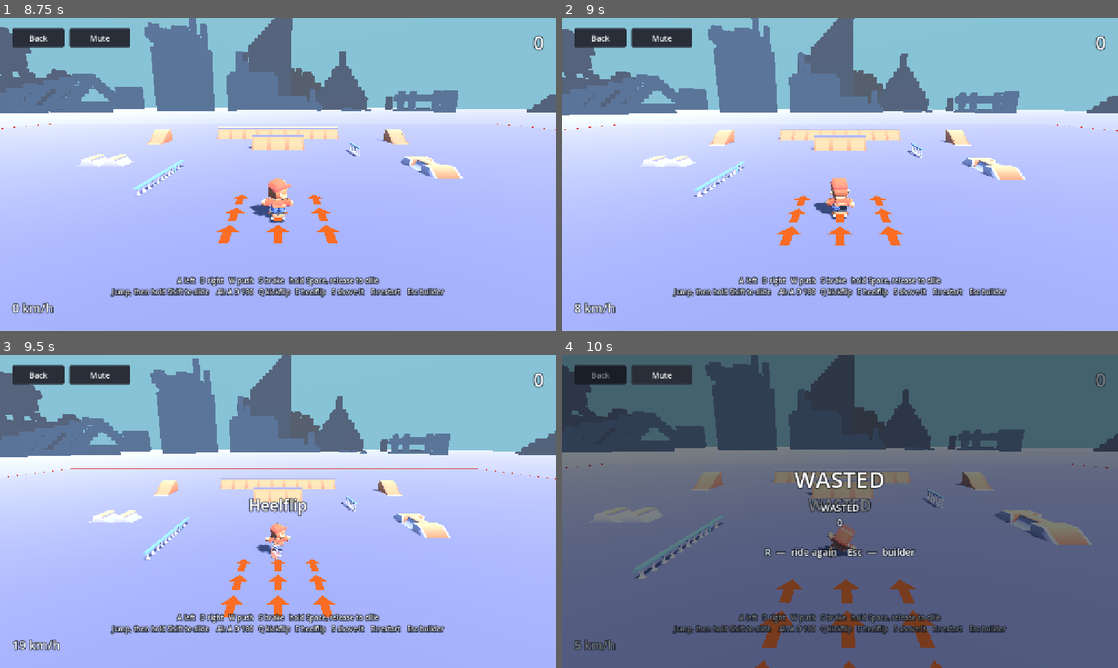
Above: before the commit, frames 1-4 (two rows, left to right).
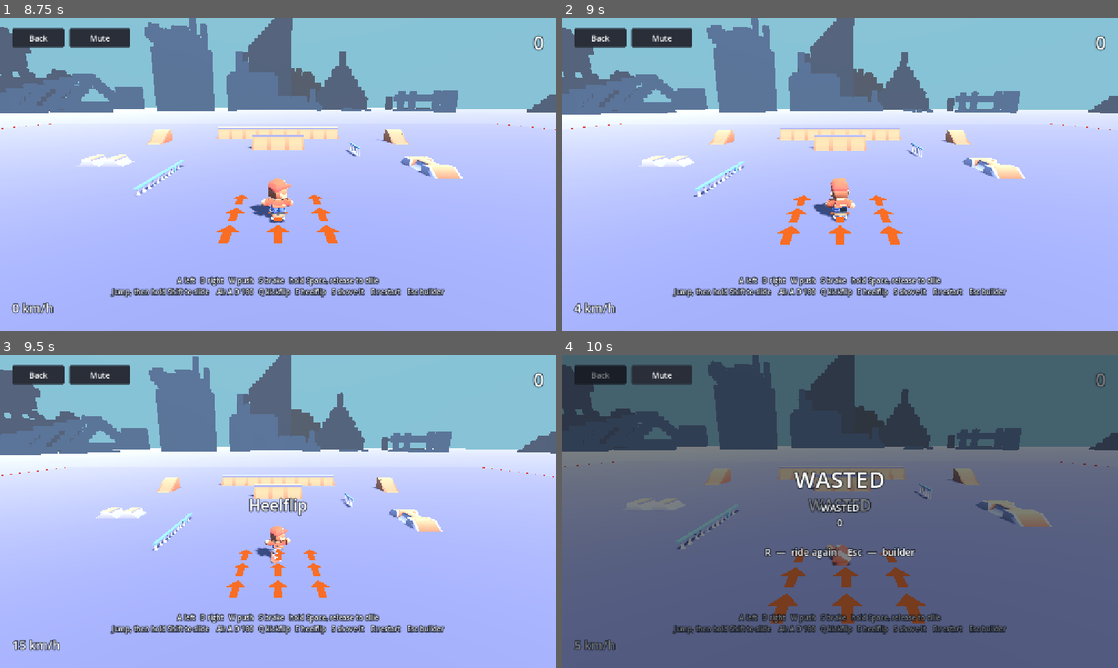
Above: after the commit, the same moments.

Repository: c0decr4ft/skateboard-riders
Game: Godot game, scene res://scenes/home.tscn
Two runs of this game, one before a commit and one after it. Both use one fixed random seed, a clock stepped at 60 frames per second and the inputs below.
Inputs (mouse positions are in pixels of both pictures, inside the frame that each line leads up to):
- Up to frame 1 (8.75 s): click "Play" at 0.5 s; tap S every 0.75 s from 1.25 to 5 s; move the mouse to (400, 158) at 1.27 s; hold D 1.28-2 s; hold Shift (slide) 1.28-2 s; click (400, 158) at 1.42 s; tap Space at 1.52, 4.52 s; drag from (166, 190) to (250, 237) at 2.02 s; move the mouse to (333, 105) at 2.77 s; hold D 2.78-3.5 s; tap Delete at 2.85 s; drag from (250, 237) to (111, 127) at 3.52 s; move the mouse to (444, 221) at 4.27 s; hold A 4.28-5 s; hold Alt 4.28-5 s; drag from (111, 127) to (194, 96) at 5.02 s; move the mouse to (305, 174) at 5.77 s; hold S 5.78-6.5 s; tap Keypad Enter at 5.85 s; click (305, 174) at 5.92 s; drag from (194, 96) to (166, 190) at 6.52 s; click "Back" at 7.25 s; click "Play" at 8 s
- Up to frame 2 (9 s): move the mouse to (962, 158) at 8.77 s; hold W from 8.78 s (still down); hold E from 8.78 s (still down)
- Up to frame 3 (9.5 s): keep holding W; keep holding E; tap Space at 9.02 s
- Up to frame 4 (10 s): release W at 9.5 s; release E at 9.5 s; drag from (728, 527) to (812, 574) at 9.52 s

Frame 1 is identical in both runs. In frame 2, 1.7% of the frame differs, in the area x 0-100%, y 0-95%; in frame 3, 5.2%; in frame 4, 6.3%, in the area x 0-100%, y 0-100%.

Commit message:
Slow the ride so the playable build is much easier to control.
Co-authored-by: Cursor <cursoragent@cursor.com>

Diff:
--- a/scripts/skater.gd
+++ b/scripts/skater.gd
@@ -4,9 +4,9 @@
 enum State { WAIT, RIDE, CRASH }
 
 const GRAVITY := 22.0
-const MAX_SPEED := 11.0
-const PUSH_TOP := 18.0
-const CRUISE := 6.4
+const MAX_SPEED := 5.0
+const PUSH_TOP := 8.5
+const CRUISE := 3.6
 
 var state: State = State.WAIT
 var spawn_pos := Vector3(0, 0.3, 4)
@@ -335,8 +335,8 @@
 		push_hold = maxf(push_hold - delta * 0.7, 0.0)
 	var effort := clampf(push_hold / 1.25, 0.0, 1.0)
 	if pushing and not braking:
-		var push_cap := lerpf(CRUISE + 1.5, PUSH_TOP, effort)
-		var push := lerpf(11.0, 18.0, effort)
+		var push_cap := lerpf(CRUISE, PUSH_TOP, effort)
+		var push := lerpf(5.5, 8.5, effort)
 		if speed < push_cap:
 			speed += push * delta
 	var friction := 0.7 + speed * 0.045
@@ -346,9 +346,9 @@
 		# Flats keep their friction. On a bank, carving should hold speed.
 		var downhill := maxf(along, 0.0)
 		var uphill := minf(along, 0.0)
-		speed += downhill * 1.65 * delta
+		speed += downhill * 0.8 * delta
 		speed += uphill * 0.32 * delta
-		speed += absf(steer) * slope * 8.0 * delta
+		speed += absf(steer) * slope * 4.0 * delta
 		friction = 0.15
 	else:
 		speed += along * delta
@@ -367,7 +367,7 @@
 			speed = 0.0
 	var cap := _speed_cap()
 	if slope > 0.08:
-		cap += 2.0
+		cap += 1.0
 	speed = clampf(speed, 0.0, cap)
 	velocity = fwd * speed - n * 0.35
 	var space := Input.is_physical_key_pressed(KEY_SPACE)
